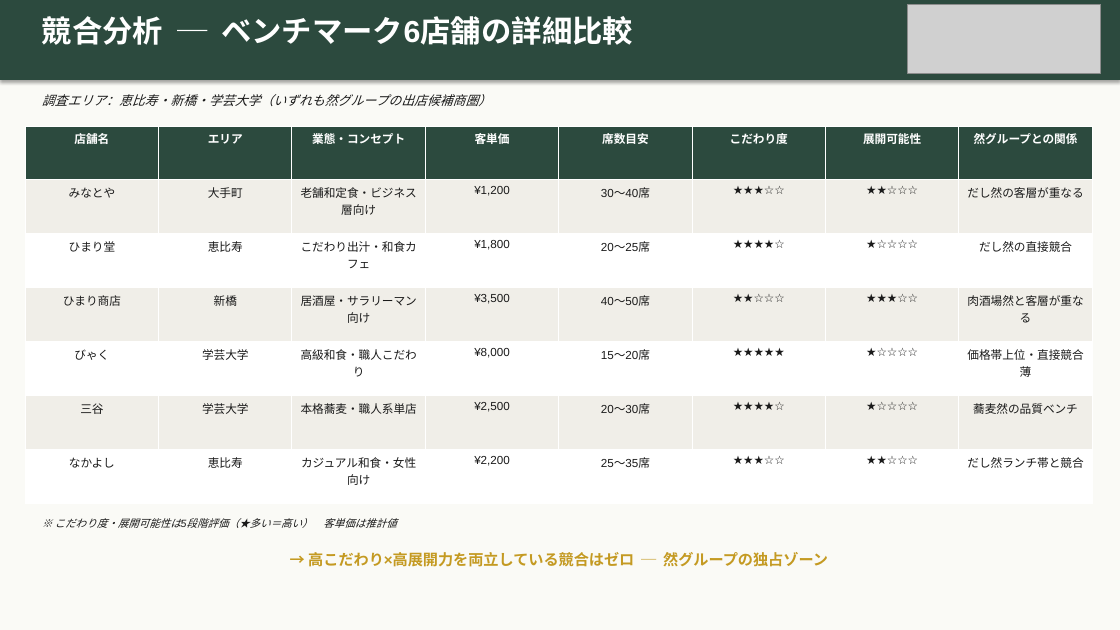
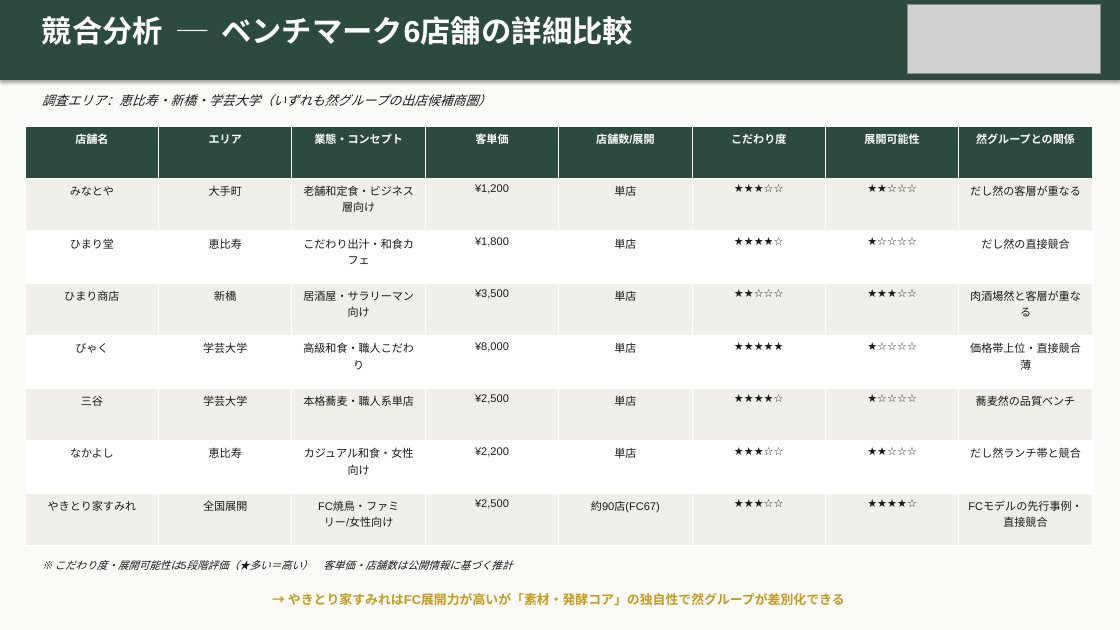
Before and after one commit to hunkotusaisinryo-lab/test-repo, a slide deck: slide 9 of zen/07_融資・投資家資料/然グループ_統合ピッチデッキ_強化版.pptx. Drawn at 1120x630 pixels with LibreOffice and Linux fonts; fonts in the diff are those of the drawing; grey boxes stand for pictures. Boxes give left, top, right and bottom in pixels: in the first picture for what was removed or moved away, otherwise in the second. Text is boxed around its words. In the diff, an @@ line names an element or a change of style, - is before the commit and + after.

```diff
--- a/zen/07_融資・投資家資料/然グループ_統合ピッチデッキ_強化版.pptx
+++ b/zen/07_融資・投資家資料/然グループ_統合ピッチデッキ_強化版.pptx
@@ table at [25,126,1094,546] @@
-row 1: 店舗名 | エリア | 業態・コンセプト | 客単価 | 席数目安 | こだわり度 | 展開可能性 | 然グループとの関係
-row 2: みなとや | 大手町 | 老舗和定食・ビジネス層向け | ¥1,200 | 30〜40席 | ★★★☆☆ | ★★☆☆☆ | だし然の客層が重なる
-row 3: ひまり堂 | 恵比寿 | こだわり出汁・和食カフェ | ¥1,800 | 20〜25席 | ★★★★☆ | ★☆☆☆☆ | だし然の直接競合
-row 4: ひまり商店 | 新橋 | 居酒屋・サラリーマン向け | ¥3,500 | 40〜50席 | ★★☆☆☆ | ★★★☆☆ | 肉酒場然と客層が重なる
-row 5: びゃく | 学芸大学 | 高級和食・職人こだわり | ¥8,000 | 15〜20席 | ★★★★★ | ★☆☆☆☆ | 価格帯上位・直接競合薄
-row 6: 三谷 | 学芸大学 | 本格蕎麦・職人系単店 | ¥2,500 | 20〜30席 | ★★★★☆ | ★☆☆☆☆ | 蕎麦然の品質ベンチ
-row 7: なかよし | 恵比寿 | カジュアル和食・女性向け | ¥2,200 | 25〜35席 | ★★★☆☆ | ★★☆☆☆ | だし然ランチ帯と競合
+row 1: 店舗名 | エリア | 業態・コンセプト | 客単価 | 店舗数/展開 | こだわり度 | 展開可能性 | 然グループとの関係
+row 2: みなとや | 大手町 | 老舗和定食・ビジネス層向け | ¥1,200 | 単店 | ★★★☆☆ | ★★☆☆☆ | だし然の客層が重なる
+row 3: ひまり堂 | 恵比寿 | こだわり出汁・和食カフェ | ¥1,800 | 単店 | ★★★★☆ | ★☆☆☆☆ | だし然の直接競合
+row 4: ひまり商店 | 新橋 | 居酒屋・サラリーマン向け | ¥3,500 | 単店 | ★★☆☆☆ | ★★★☆☆ | 肉酒場然と客層が重なる
+row 5: びゃく | 学芸大学 | 高級和食・職人こだわり | ¥8,000 | 単店 | ★★★★★ | ★☆☆☆☆ | 価格帯上位・直接競合薄
+row 6: 三谷 | 学芸大学 | 本格蕎麦・職人系単店 | ¥2,500 | 単店 | ★★★★☆ | ★☆☆☆☆ | 蕎麦然の品質ベンチ
+row 7: なかよし | 恵比寿 | カジュアル和食・女性向け | ¥2,200 | 単店 | ★★★☆☆ | ★★☆☆☆ | だし然ランチ帯と競合
+row 8: やきとり家すみれ | 全国展開 | FC焼鳥・ファミリー/女性向け | ¥2,500 | 約90店(FC67) | ★★★☆☆ | ★★★★☆ | FCモデルの先行事例・直接競合
@@ text at [55,560,512,570]: text changed @@
-※ こだわり度・展開可能性は5段階評価（★多い＝高い） 客単価は推計値
+※ こだわり度・展開可能性は5段階評価（★多い＝高い） 客単価・店舗数は公開情報に基づく推計
@@ text at [288,593,845,605]: text changed; size 13 to 11 pt @@
-→ 高こだわり×高展開力を両立している競合はゼロ ─ 然グループの独占ゾーン
+→ やきとり家すみれはFC展開力が高いが「素材・発酵コア」の独自性で然グループが差別化できる
```
Also in this commit, not shown: 2 other slides changed, 1 other file.
